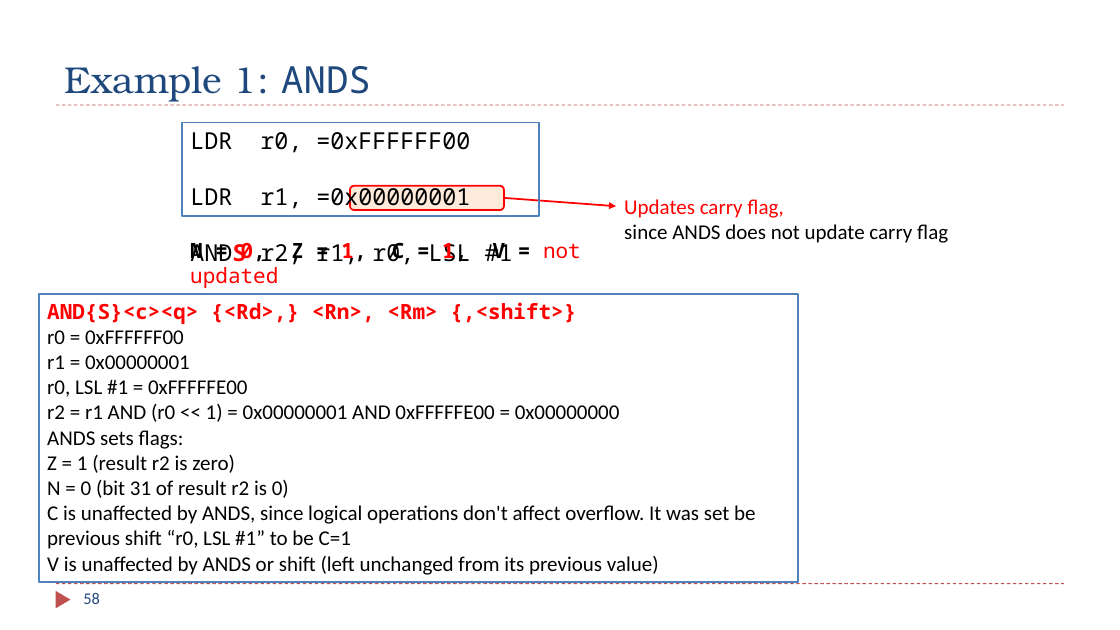
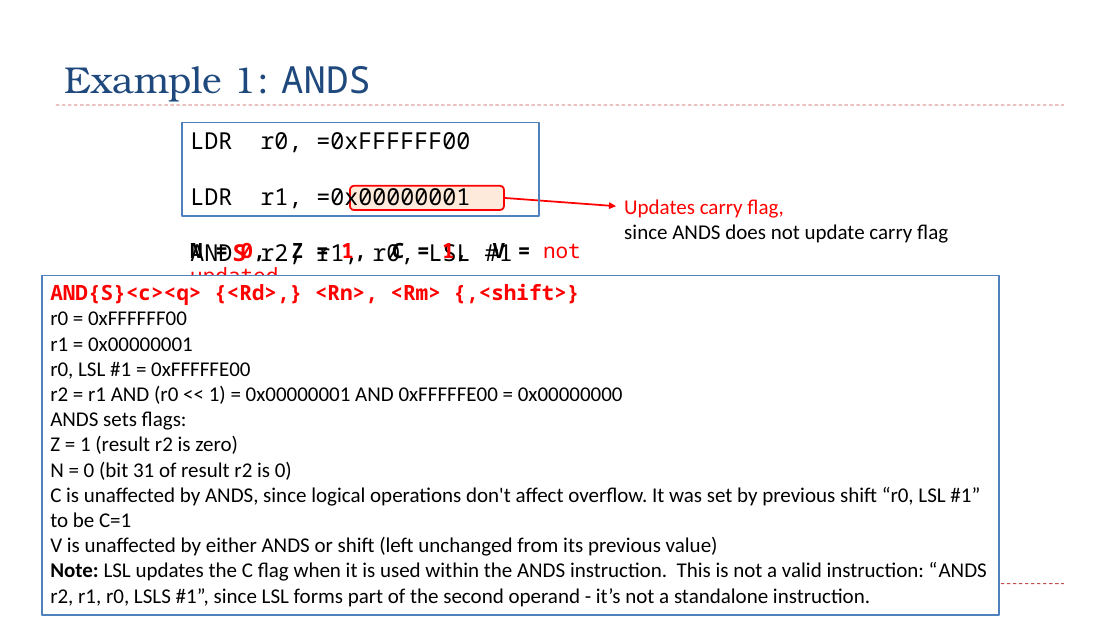
Before and after one commit to guhofstra/CSC111Fa25, a slide deck: slide 58 of PPTs/Ch4_ARM_Arithmetic_Logic.pptx. Drawn at 1120x630 pixels with LibreOffice and Linux fonts; fonts in the diff are those of the drawing. Boxes give left, top, right and bottom in pixels: in the first picture for what was removed or moved away, otherwise in the second. Text is boxed around its words. In the diff, an @@ line names an element or a change of style, - is before the commit and + after.

```diff
--- a/PPTs/Ch4_ARM_Arithmetic_Logic.pptx
+++ b/PPTs/Ch4_ARM_Arithmetic_Logic.pptx
@@ rectangle "AND{S}<c><q> {<Rd>,} <Rn>, <Rm> {,<shift>}": place and size @@
-rectangle "AND{S}<c><q> {<Rd>,} <Rn>, <Rm> {,<shift>}" at [39, 294, 798, 582]
+rectangle "AND{S}<c><q> {<Rd>,} <Rn>, <Rm> {,<shift>}" at [42, 276, 999, 615]
@@ text in rectangle at [50, 487, 987, 607]: text changed @@
-C is unaffected by ANDS, since logical operations don't affect overflow. It was set be previous shift “r0, LSL #1” to be C=1
-V is unaffected by ANDS or shift (left unchanged from its previous value)
+C is unaffected by ANDS, since logical operations don't affect overflow. It was set by previous shift “r0, LSL #1” to be C=1
+V is unaffected by either ANDS or shift (left unchanged from its previous value)
+Note: LSL updates the C flag when it is used within the ANDS instruction. This is not a valid instruction: “ANDS r2, r1, r0, LSLS #1”, since LSL forms part of the second operand - it’s not a standalone instruction.
@@ triangle removed at [56, 591, 71, 609] @@
```
Also in this commit, not shown: 1 other slide changed, 4 other files.
